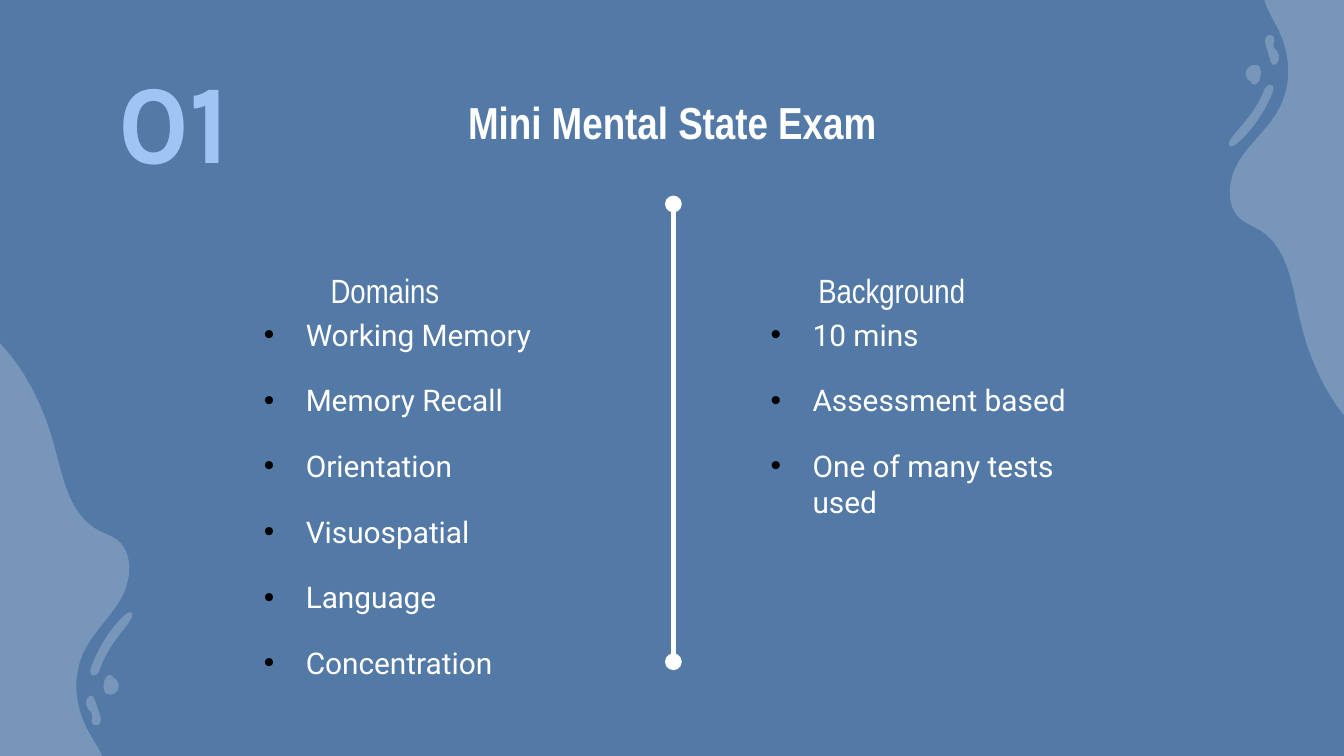
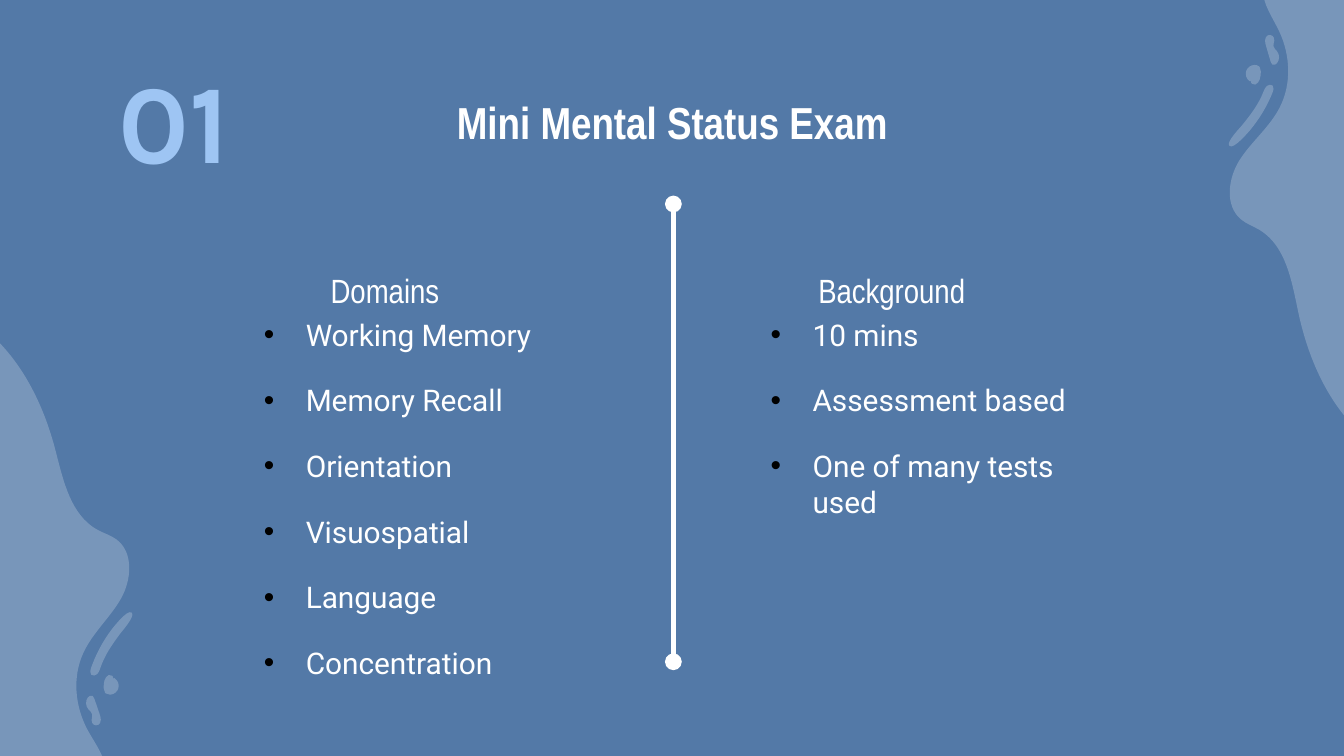
Before and after one commit to ClaytonYoung/ClaytonYoung.github.io, a slide deck: slide 4 of assets/Metis/Classification/classification_pptx_clayton_young.pptx. Drawn at 1344x756 pixels with LibreOffice and Linux fonts; fonts in the diff are those of the drawing. Boxes give left, top, right and bottom in pixels: in the first picture for what was removed or moved away, otherwise in the second. Text is boxed around its words. In the diff, an @@ line names an element or a change of style, - is before the commit and + after.

```diff
--- a/assets/Metis/Classification/classification_pptx_clayton_young.pptx
+++ b/assets/Metis/Classification/classification_pptx_clayton_young.pptx
@@ title at box(457, 106, 887, 140): text changed @@
-Mini Mental State Exam
+Mini Mental Status Exam
```
Also in this commit, not shown: 1 other file.
